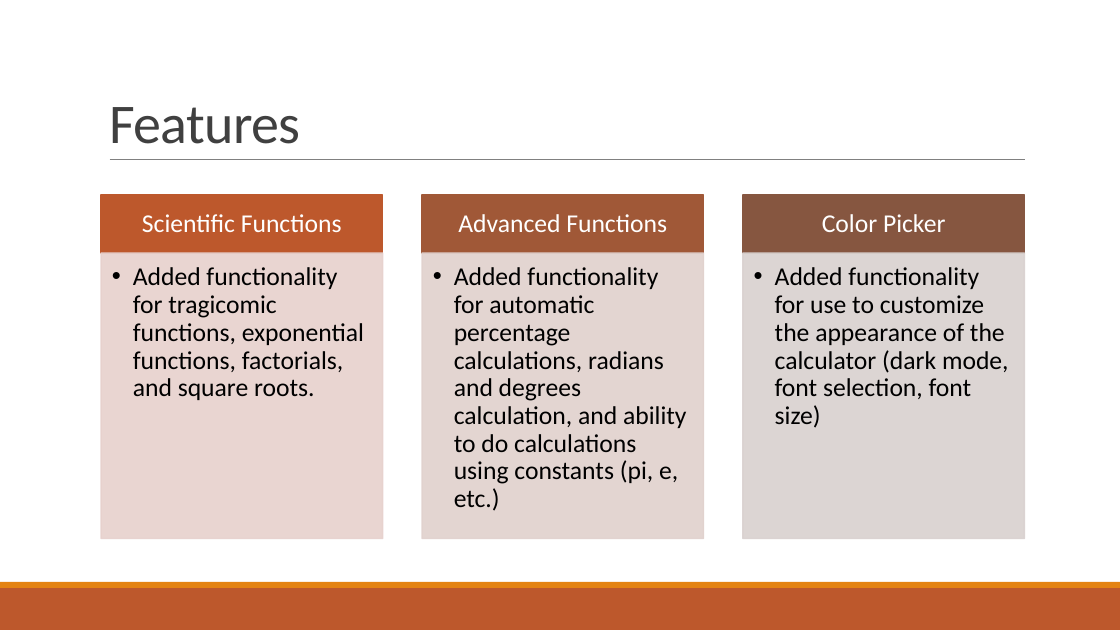
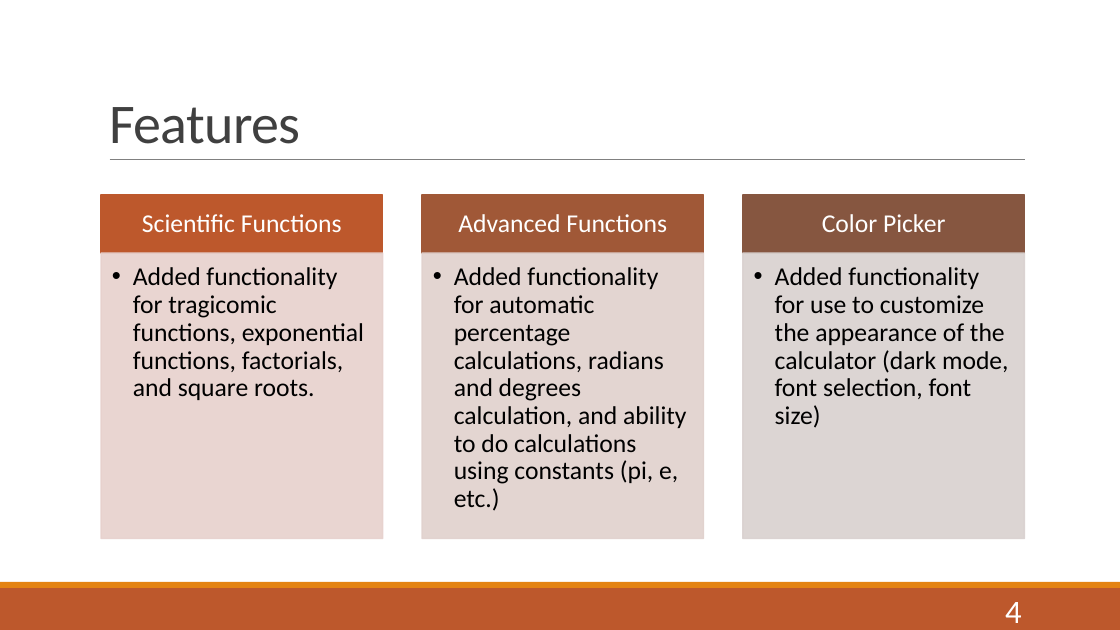
Before and after one commit to jibunorp2/ASE456-Group-Project, a slide deck: slide 4 of docs/presentation/PowerRangers_presentation1.pptx. Drawn at 1120x630 pixels with LibreOffice and Linux fonts; fonts in the diff are those of the drawing. Boxes give left, top, right and bottom in pixels: in the first picture for what was removed or moved away, otherwise in the second. Text is boxed around its words. In the diff, an @@ line names an element or a change of style, - is before the commit and + after.

```diff
--- a/docs/presentation/PowerRangers_presentation1.pptx
+++ b/docs/presentation/PowerRangers_presentation1.pptx
@@ page number added at (x1=1005, y1=602, x2=1022, y2=623), 28 pt, text #FFFFFF @@
+4
```
Also in this commit, not shown: 6 other slides changed.
